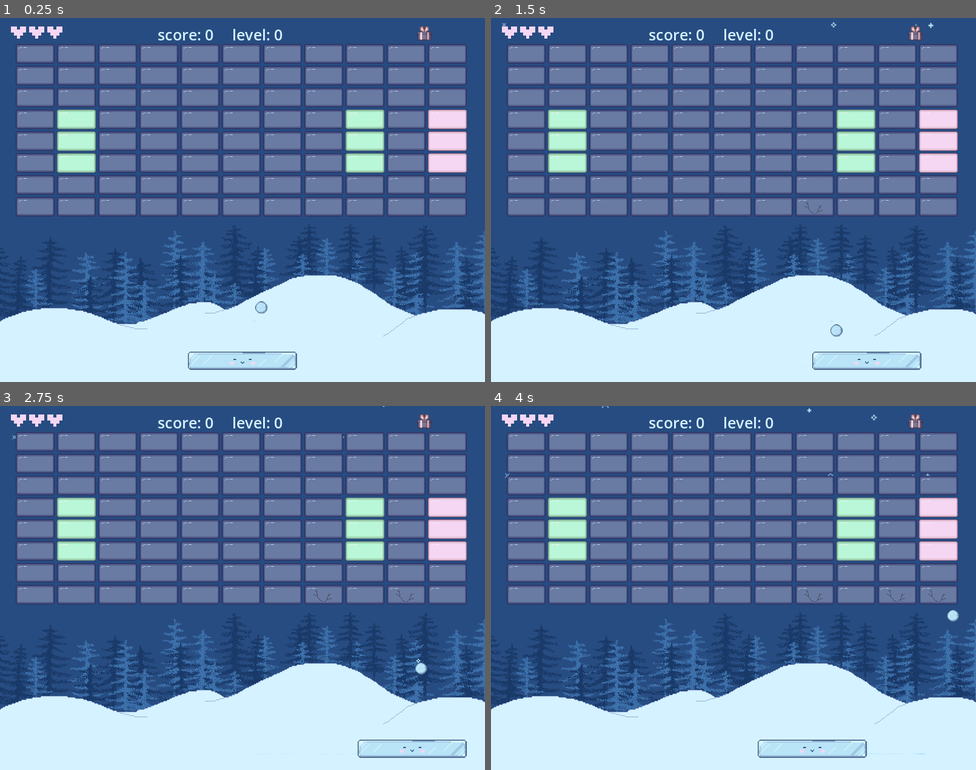
Above: before the commit, frames 1-4 (two rows, left to right).
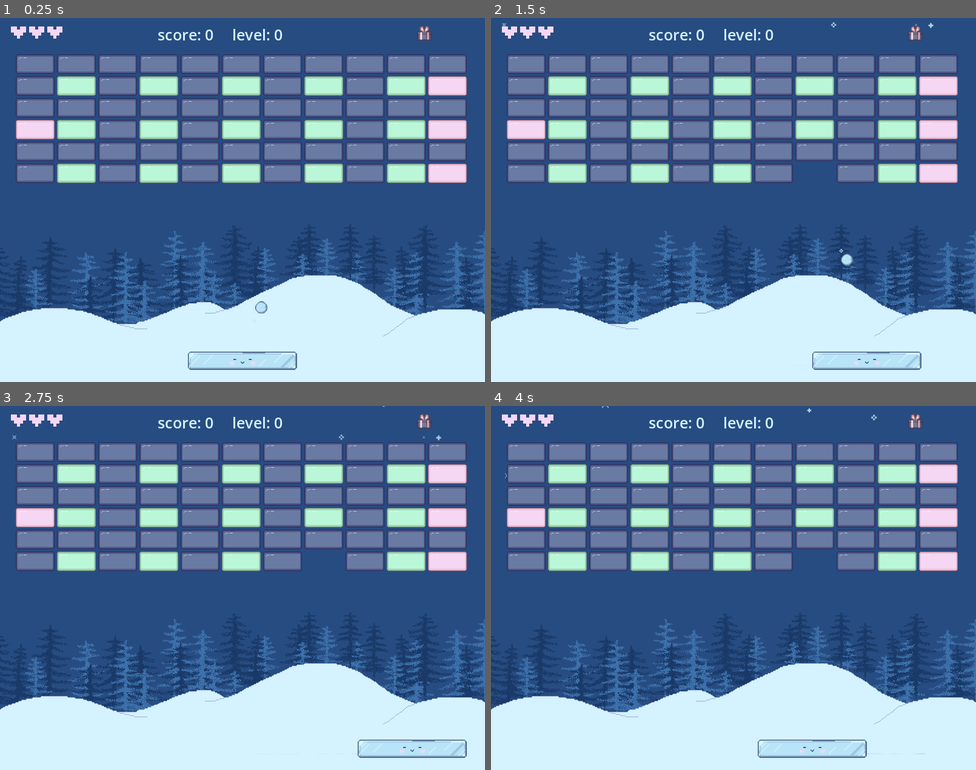
Above: after the commit, the same moments.

Repository: aysieelf/Snow-Break
Game: Godot game, scene res://levels/scenes/main_scene.tscn
The game is run twice, just before and just after one commit, with the same random seed, the same clock (stepped at 60 frames per second) and the same inputs.
Inputs:
- Up to frame 1 (0.25 s): no input
- Up to frame 2 (1.5 s): hold Right (move_right) 0.53-1.28 s; hold A (move_left) from 1.28 s (still down)
- Up to frame 3 (2.75 s): release A (move_left) at 2.03 s; hold Right (move_right) from 2.03 s (still down)
- Up to frame 4 (4 s): release Right (move_right) at 3.53 s; hold A (move_left) from 3.53 s (still down)

The runs differ from the first frame. In frame 1, 33% of the frame differs, in the area x 3-97%, y 7-55%; in frame 2, 34%, in the area x 3-97%, y 7-88%; in frame 3, 33%; in frame 4, 33%.

Commit message:
update: constants.gd - lvl 15 for debugging purposes

Diff:
--- a/winter-splinter/core/utils/constants.gd
+++ b/winter-splinter/core/utils/constants.gd
@@ -65,6 +65,6 @@
 const STRONG_BRICK_MAX_HEALTH = 3
 
 # Scores
-const INITIAL_LEVEL = 20
+const INITIAL_LEVEL = 15
 const INITIAL_HEALTHBAR = 3
 const INITIAL_SCORE = 0
